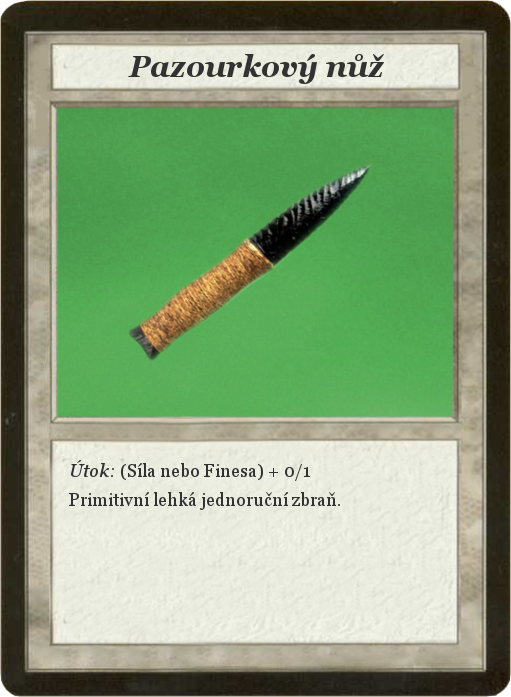
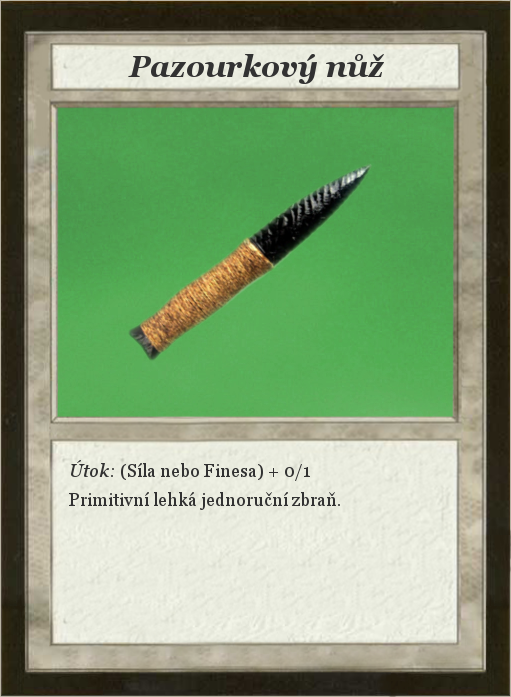
Layer changes from the first 511 x 697 image to the second:
painted on "Card" over [0, 0, 511, 697]
